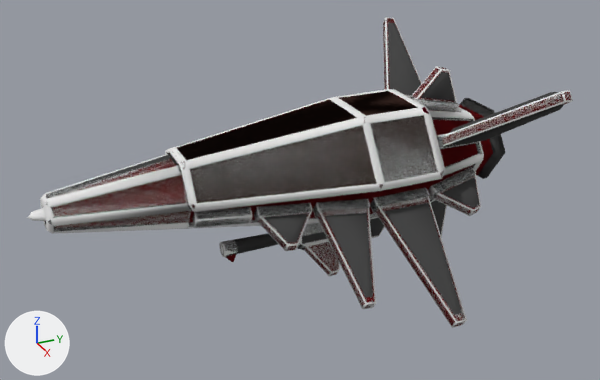
What one commit did to the Blender file work/blender/crawler.blend.
The view is the same before and after, from a 50 mm camera at (10.5, -4.01, 4.71) aimed at (0.02, 0.71, -0.53). The lights are fixed; the arrows at lower left show +X, +Y and +Z.

Names of what the first picture shows: 'Crawler', 'Crawler_HD'.
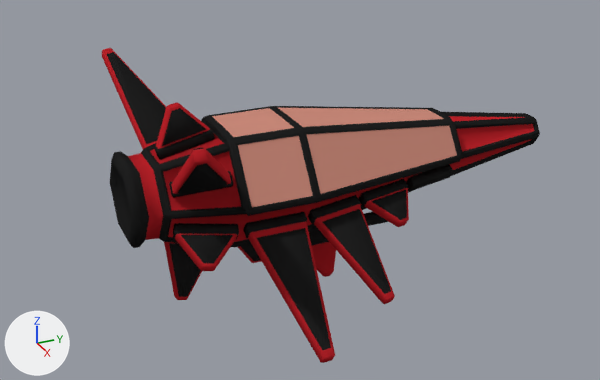
Changed parts and their boxes [x1, y1, x2, y2] in the pictures (600 x 380 px):
'Crawler_HD', recoloured, mesh turned
    before: [45, 18, 571, 326]
    after: [102, 48, 540, 363]
'Crawler', hidden
    before: [28, 17, 573, 328]

Diff of the bpy script that builds the scene:
```diff
--- a/work/blender/crawler.blend.py
+++ b/work/blender/crawler.blend.py
@@ mat_box @@
 mat_box = diffuse_material('Box')
-mat_box.base_color = (0.138, 0.00663, 0.00869)  # dark red #681317
+mat_box.base_color = (0.467, 0.0158, 0.0219)  # red #b62229
@@ mat_frame @@
 mat_frame = diffuse_material('Frame')
-mat_frame.base_color = (0.0668, 0.0668, 0.0668)  # dark grey #494949
+mat_frame.base_color = (0.0147, 0.0147, 0.0147)  # black #202020
@@ mat_glass @@
 mat_glass = diffuse_material('Glass')
-mat_glass.base_color = (0.0352, 0.0176, 0.0144)  # brown #352420
+mat_glass.base_color = (0.604, 0.259, 0.2)  # pink #cc8b7c
@@ me_cube_002 @@
 me_cube_002.from_pydata(...)  # 385 vertices, 327 faces; spans x 0.0..2.58, y -3.24..3.98, z -1.98..1.36
 # used by ob_crawler; location = (0.0, 0.0, 0.0)
+# me_cube_002 part 1: the whole mesh is turned -180 degrees about the z axis through its middle, then moved by (-2.58, 1.24, 0.0)
 me_cube_002.materials.append(mat_material)
@@ me_cube_005 @@
 me_cube_005.from_pydata(...)  # 769 vertices, 667 faces; spans x 0.0..2.57, y -3.09..3.98, z -1.97..1.34
 # used by ob_crawler_hd; location = (0.0, 0.0, 0.0)
+# me_cube_005 part 2: the whole mesh is turned -180 degrees about the z axis through its middle, then moved by (-2.57, 1.09, 0.0)
 me_cube_005.materials.append(mat_box)
@@ ob_crawler @@
 _m = ob_crawler.modifiers.new('Mirror', 'MIRROR')
 _m.use_clip = True
+ob_crawler.hide_viewport = True
```
